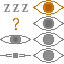
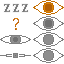
Layered file, before and after one edit (64x64). Changes by layer:
painted on "Background" over [3, 3, 29, 13]
